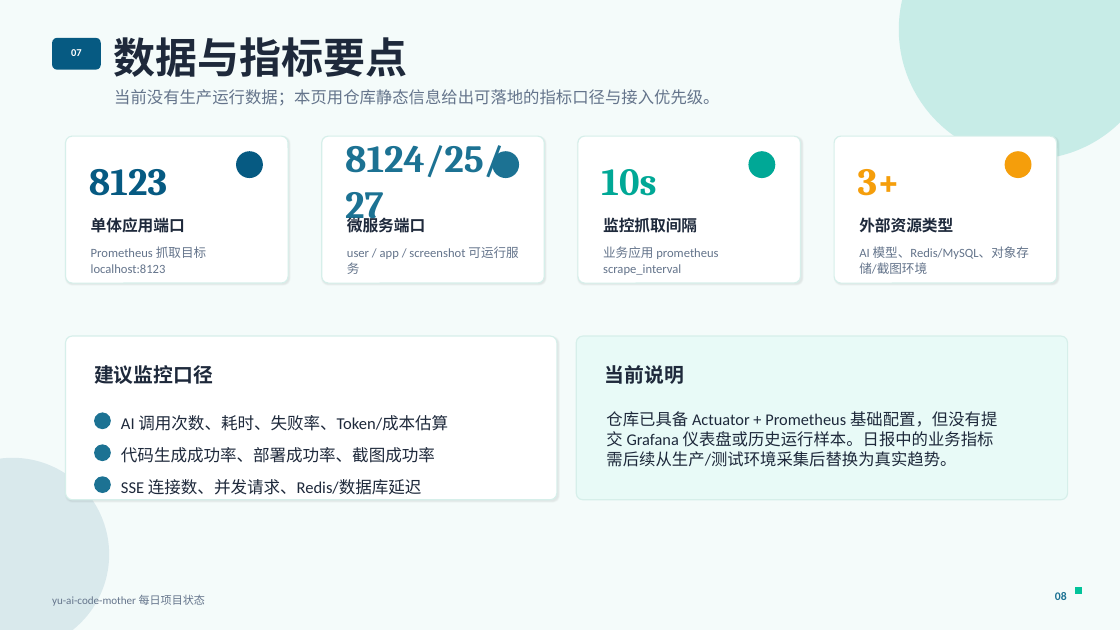
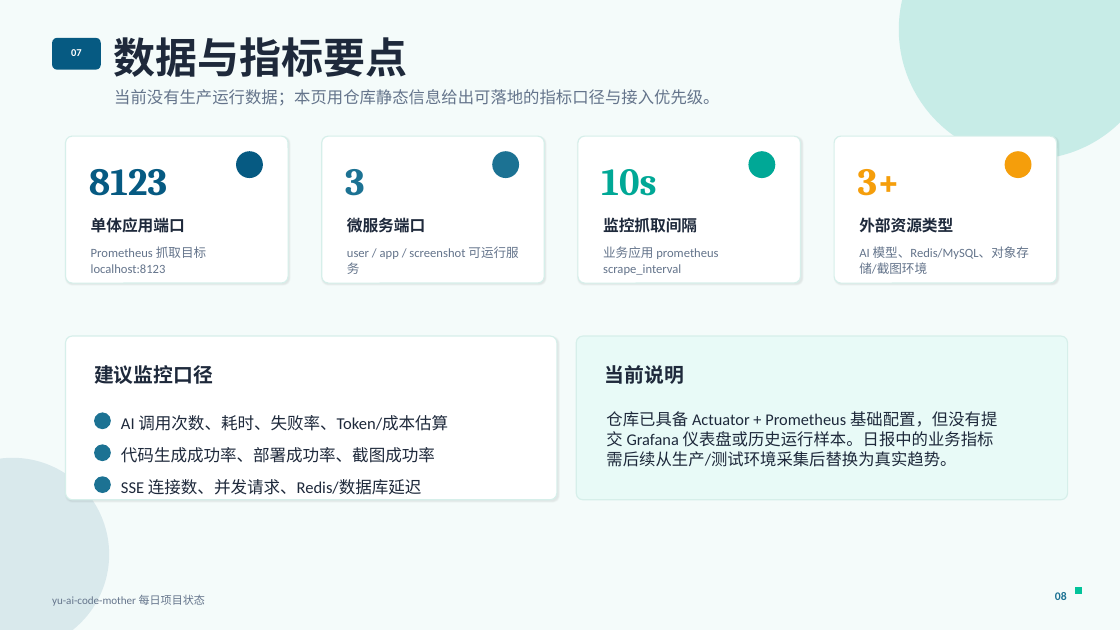
Before and after one commit to liyupi/yu-ai-code-mother, a slide deck: slide 8 of docs/reports/project-status-2026-06-02.pptx. Drawn at 1120x630 pixels with LibreOffice and Linux fonts; fonts in the diff are those of the drawing. Boxes give left, top, right and bottom in pixels: in the first picture for what was removed or moved away, otherwise in the second. Text is boxed around its words. In the diff, an @@ line names an element or a change of style, - is before the commit and + after.

```diff
--- a/docs/reports/project-status-2026-06-02.pptx
+++ b/docs/reports/project-status-2026-06-02.pptx
@@ text at [345, 169, 365, 196]: text changed @@
-8124/25/27
+3
```
Also in this commit, not shown: 1 other slide changed.
